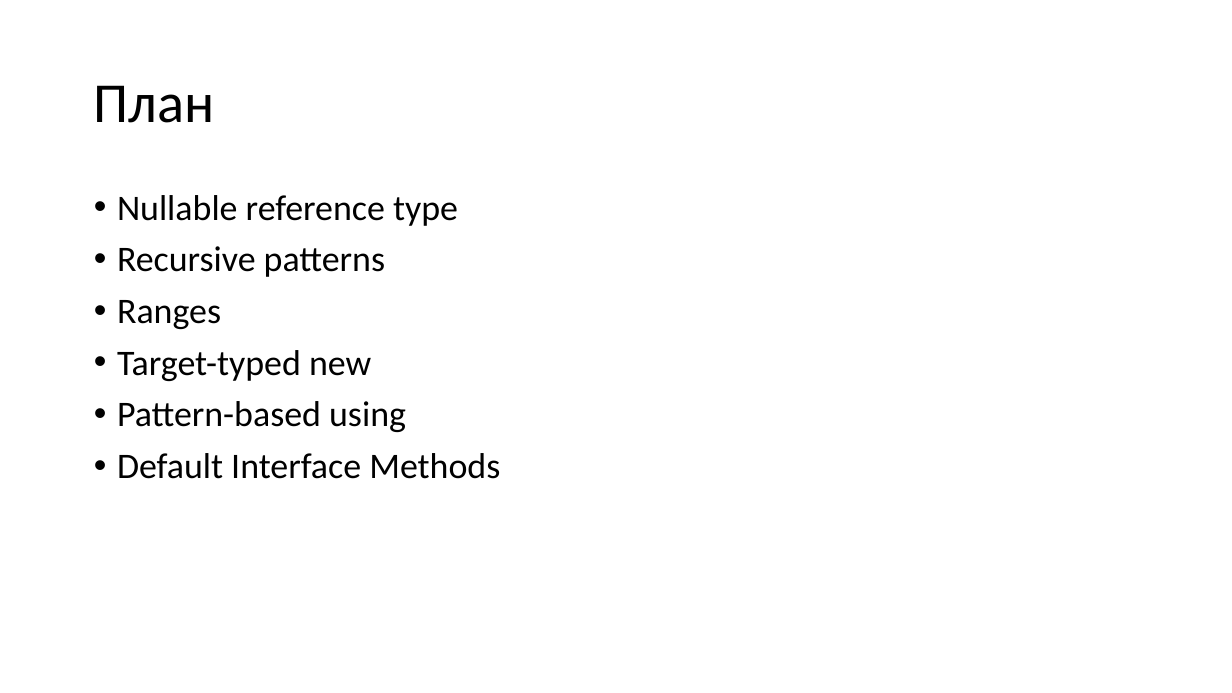
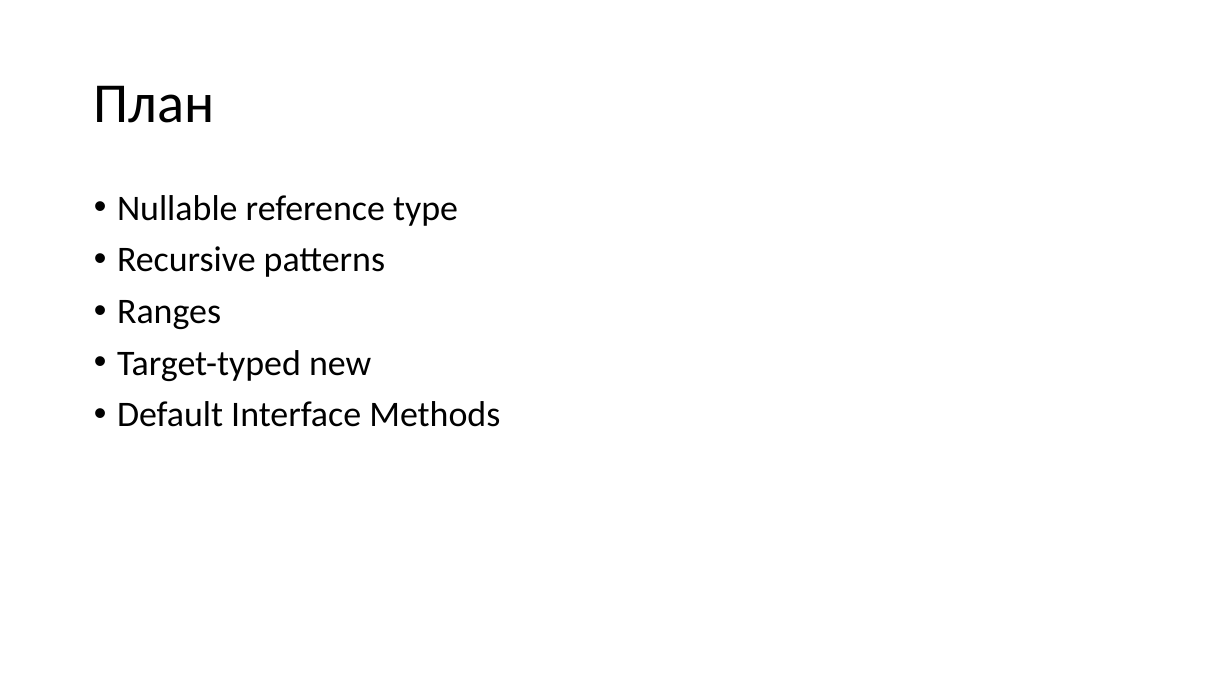
Before and after one commit to kugushev/presentations, a slide deck: slide 10 of Presentation.pptx. Drawn at 1232x693 pixels with LibreOffice and Linux fonts; fonts in the diff are those of the drawing. Boxes give left, top, right and bottom in pixels: in the first picture for what was removed or moved away, otherwise in the second. Text is boxed around its words. In the diff, an @@ line names an element or a change of style, - is before the commit and + after.

```diff
--- a/Presentation.pptx
+++ b/Presentation.pptx
@@ text at [117,401,406,432]: paragraph removed @@
-• Pattern-based using
```
Also in this commit, not shown: 7 other slides changed, 5 slides added, 1 slide removed, 3 other files.
